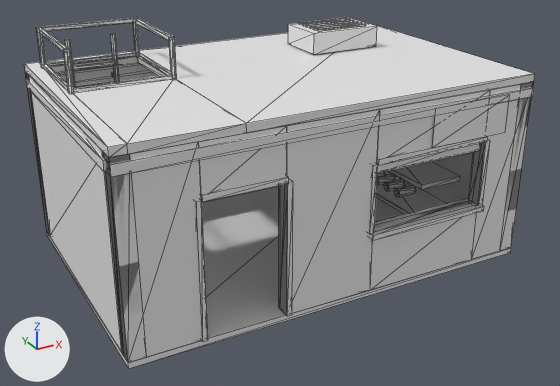
Before and after pictures for a commit that changed the OBJ model assets/tts/faultline-first-ruin-r1/core-shed-roof.obj.
Camera for both pictures: a camera (50 mm lens) standing at (-4.9, -9.09, 5.36) and looking at (-0.2, -0.54, 1.08). The axes (+X, +Y, +Z) are drawn at lower left. The lights are the same throughout. The picture after the commit comes second. Mesh edges are drawn as thin lines. Where no turn or scale is listed for an object, it has been applied to the vertices.

Names of what the first picture shows: 'core-shed-roof'.
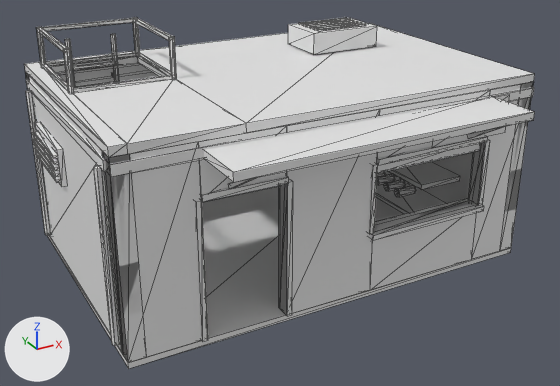
Edits to the scene script, one JSON object a line:
```json
{"block": "me_core_shed_roof", "where": "# used by ob_core_shed_roof; location = (0.0, 0.0, 0.0)"}
{"op": "remove", "block": "me_core_shed_roof", "code": "me_core_shed_roof.from_pydata(...)  # 810 vertices, 1366 faces; spans x -2.92..2.92, y -1.98..1.93, z 0.0..3.21"}
{"op": "add", "block": "me_core_shed_roof", "code": "me_core_shed_roof.from_pydata(...)  # 910 vertices, 1522 faces; spans x -3.01..2.92, y -2.64..1.93, z 0.0..3.21"}
{"block": "me_core_shed_roof", "change": "me_core_shed_roof part 1: a new loose piece, a 7-sided cylinder along z spanning x -2.986..-2.884, y 1.553..1.652, z 0.18..2.36"}
{"block": "me_core_shed_roof", "change": "me_core_shed_roof part 2: a new loose piece, a 7-sided cylinder along z spanning x -2.986..-2.884, y -1.647..-1.548, z 0.18..2.36"}
{"block": "me_core_shed_roof", "change": "me_core_shed_roof part 3: a new loose piece, a box spanning x -2.964..-2.889, y 0.14..1.38, z 1.49..1.98"}
{"block": "me_core_shed_roof", "change": "me_core_shed_roof part 4: a new loose piece, a box spanning x -3.009..-2.949, y 0.21..1.31, z 1.53..1.56"}
{"block": "me_core_shed_roof", "change": "me_core_shed_roof part 5: a new loose piece, a box spanning x -3.009..-2.949, y 0.21..1.31, z 1.612..1.642"}
{"block": "me_core_shed_roof", "change": "me_core_shed_roof part 6: a new loose piece, a box spanning x -3.009..-2.949, y 0.21..1.31, z 1.694..1.724"}
{"block": "me_core_shed_roof", "change": "me_core_shed_roof part 7: a new loose piece, a box spanning x -3.009..-2.949, y 0.21..1.31, z 1.776..1.806"}
{"block": "me_core_shed_roof", "change": "me_core_shed_roof part 8: a new loose piece, a box spanning x -3.009..-2.949, y 0.21..1.31, z 1.858..1.888"}
{"block": "me_core_shed_roof", "change": "me_core_shed_roof part 9: a new loose piece, a box spanning x -1.88..2.18, y -2.64..-1.89, z 2.36..2.47"}
{"block": "me_core_shed_roof", "change": "me_core_shed_roof part 10"}
{"block": "me_core_shed_roof", "change": "8 vertices are added at x -1.6..1.88, y -2.57..-2.55, z 2.34..2.39"}
{"block": "me_core_shed_roof", "change": "8 new vertices lie (0.0, 0.65, -0.38) away from vertices in x -1.6..1.88, y -2.57..-2.55, z 2.34..2.39"}
{"block": "me_core_shed_roof", "change": "24 new faces join them"}
```

Changed parts and their boxes (x1, y1, x2, y2) in the pictures (560 x 386 px):
```json
{"part": 1, "of": "me_core_shed_roof", "change": "added", "after": [26, 90, 51, 235]}
{"part": 2, "of": "me_core_shed_roof", "change": "added", "after": [94, 165, 120, 346]}
{"part": 3, "of": "me_core_shed_roof", "change": "added", "after": [34, 122, 67, 187]}
{"part": 4, "of": "me_core_shed_roof", "change": "added", "after": [36, 153, 60, 182]}
{"part": 5, "of": "me_core_shed_roof", "change": "added", "after": [36, 147, 59, 176]}
{"part": 6, "of": "me_core_shed_roof", "change": "added", "after": [35, 142, 59, 170]}
{"part": 7, "of": "me_core_shed_roof", "change": "added", "after": [34, 136, 58, 164]}
{"part": 8, "of": "me_core_shed_roof", "change": "added", "after": [33, 130, 57, 158]}
{"part": 9, "of": "me_core_shed_roof", "change": "added", "after": [204, 97, 535, 182]}
{"part": 10, "of": "me_core_shed_roof", "change": "added", "after": [228, 126, 504, 189]}
```
